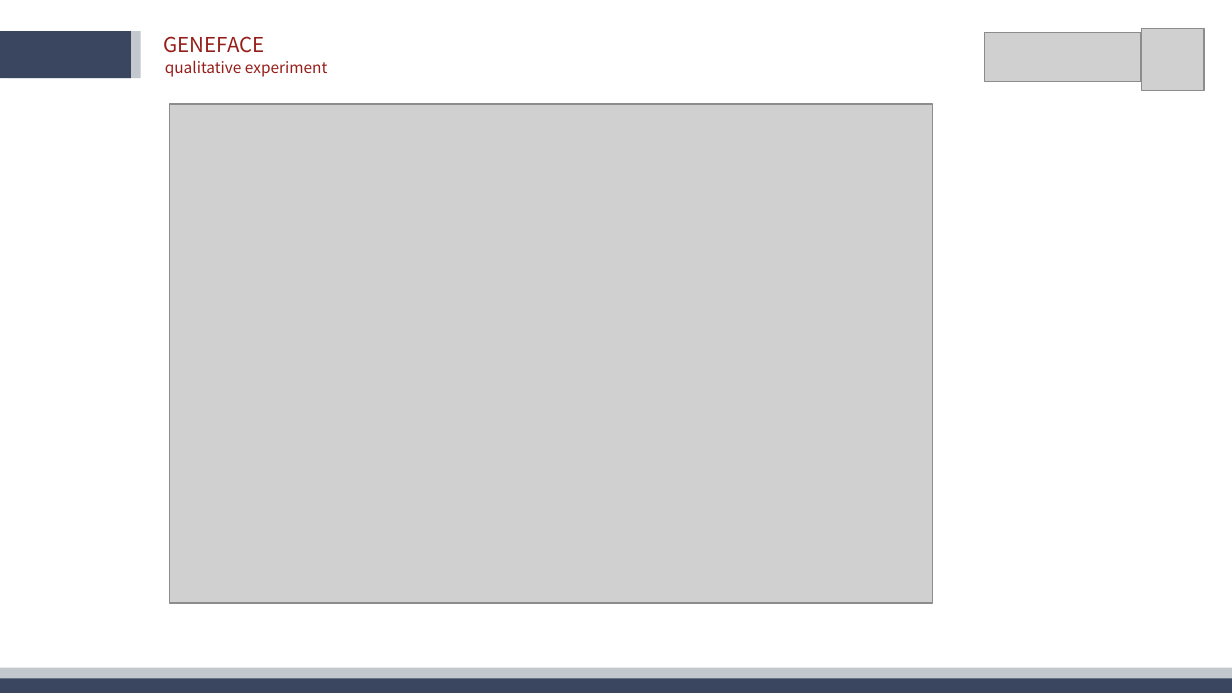
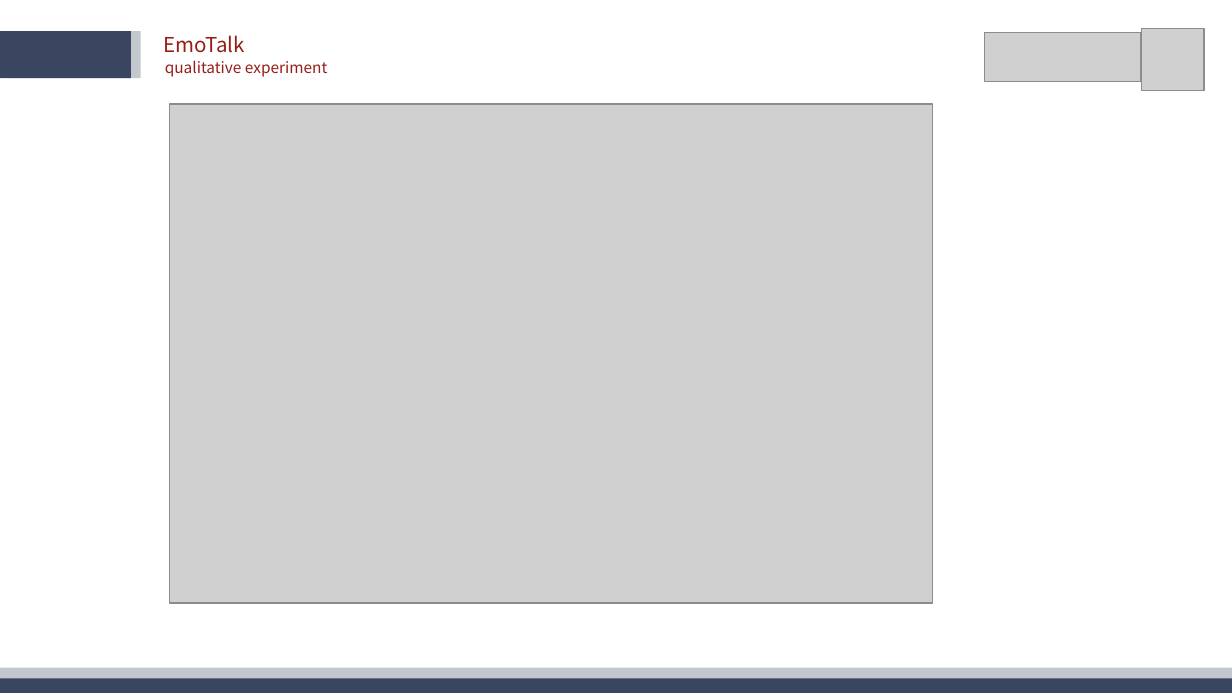
Before and after one commit to wangxuanji/.github, a slide deck: slide 24 of People/2023届硕士研究生/李亚慧/2024-7-25-李亚慧.pptx. Drawn at 1232x693 pixels with LibreOffice and Linux fonts; fonts in the diff are those of the drawing; grey boxes stand for pictures. Boxes give left, top, right and bottom in pixels: in the first picture for what was removed or moved away, otherwise in the second. Text is boxed around its words. In the diff, an @@ line names an element or a change of style, - is before the commit and + after.

```diff
--- a/People/2023届硕士研究生/李亚慧/2024-7-25-李亚慧.pptx
+++ b/People/2023届硕士研究生/李亚慧/2024-7-25-李亚慧.pptx
@@ text at bbox=[164, 35, 245, 53]: text changed @@
-GENEFACE
+EmoTalk
```
Also in this commit, not shown: 1 other slide changed.
